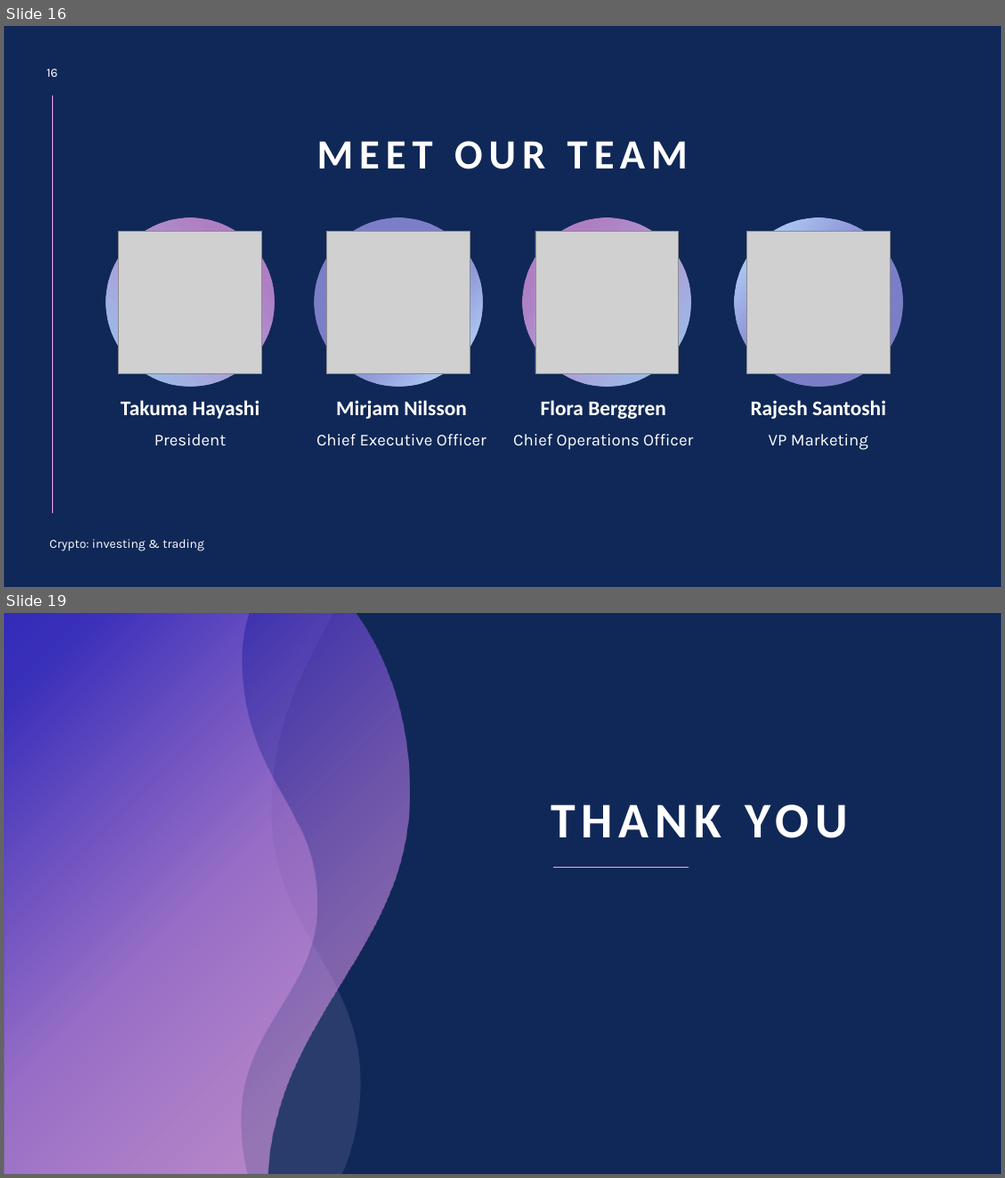
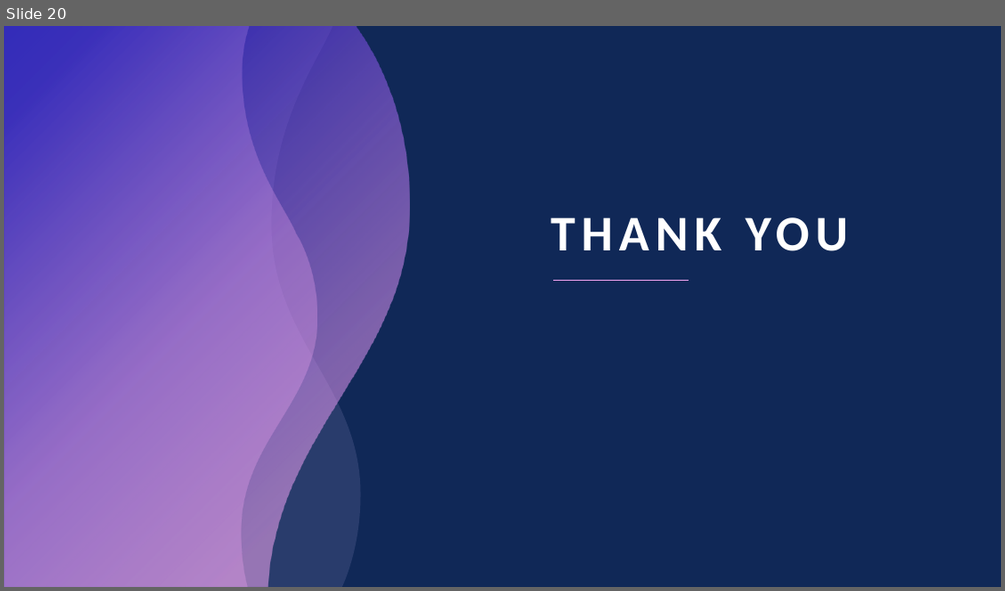
Before and after one commit to liuYousefKahwaji/CSCI441Project, a slide deck: CSCI441 Project Presentation.pptx. Shown one above the other, each under a label of ours: slides 16 and 19 before the commit, slide 20 after it; the slides between them are not shown. The pictures are 1005x1178 and 1005x591 pixels, drawn with LibreOffice and Linux fonts; fonts in the diff are those of the drawing; grey boxes stand for pictures. Boxes give left, top, right and bottom in pixels: in the first picture for what was removed or moved away, otherwise in the second. Text is boxed around its words. In the diff, an @@ line names an element or a change of style, - is before the commit and + after.

```diff
--- a/CSCI441 Project Presentation.pptx
+++ b/CSCI441 Project Presentation.pptx
@@ slide 16 removed at box(4, 26, 1001, 587), background #102857 @@
@@ page number removed at box(47, 69, 58, 77) @@
-16
@@ line removed from (53, 95) to (53, 514) @@
@@ title removed at box(317, 141, 688, 169) @@
-MEET OUR TEAM
@@ ellipse removed at box(105, 218, 274, 386) @@
@@ picture removed at box(119, 231, 261, 374) @@
@@ ellipse removed at box(315, 218, 483, 386) @@
@@ picture removed at box(327, 231, 469, 374) @@
@@ ellipse removed at box(523, 218, 691, 386) @@
@@ picture removed at box(535, 231, 679, 374) @@
@@ ellipse removed at box(735, 218, 903, 386) @@
@@ picture removed at box(747, 231, 890, 374) @@
@@ text removed at box(121, 400, 260, 418) @@
-Takuma Hayashi
@@ text removed at box(336, 400, 467, 418) @@
-Mirjam Nilsson
@@ text removed at box(541, 400, 666, 418) @@
-Flora Berggren
@@ text removed at box(751, 400, 886, 418) @@
-Rajesh Santoshi
@@ text removed at box(154, 434, 226, 446) @@
-President
@@ text removed at box(316, 434, 486, 446) @@
-Chief Executive Officer
@@ text removed at box(513, 434, 693, 450) @@
-Chief Operations Officer
@@ text removed at box(769, 434, 868, 450) @@
-VP Marketing
@@ text removed at box(49, 539, 204, 551) @@
-Crypto: investing & trading
@@ what was slide 19 is now slide 20 @@
```
Also in this commit, not shown: 2 slides changed, 7 slides added, 5 other slides removed.
